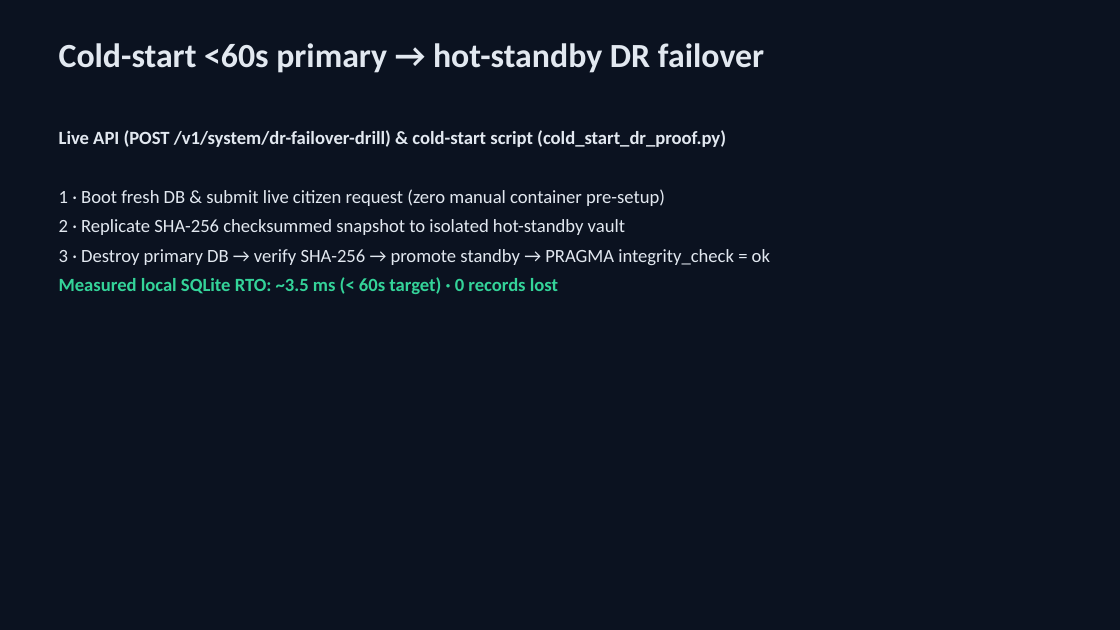
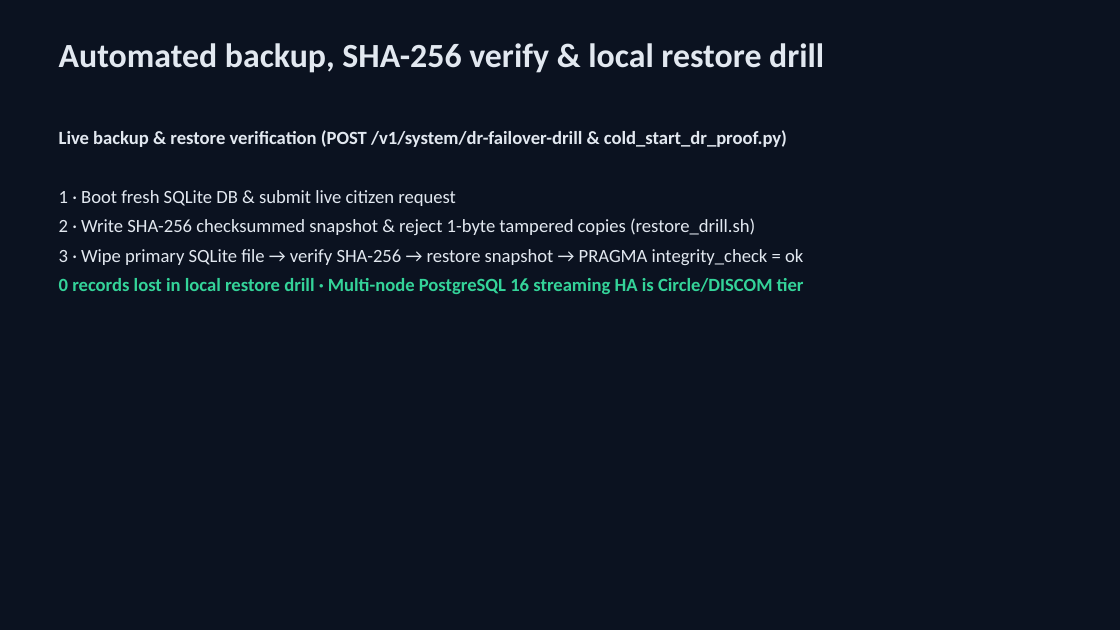
Before and after one commit to Yogeshsingh123-LAB/VidyutFlow, a slide deck: slide 6 of docs/deck/VidyutFlow_PS000125.pptx. Drawn at 1120x630 pixels with LibreOffice and Linux fonts; fonts in the diff are those of the drawing. Boxes give left, top, right and bottom in pixels: in the first picture for what was removed or moved away, otherwise in the second. Text is boxed around its words. In the diff, an @@ line names an element or a change of style, - is before the commit and + after.

Commit message:
Docs & PPTX viva hardening: backup/restore drill framing, dual-auth & LOC navigation map (feature freeze)

```diff
--- a/docs/deck/VidyutFlow_PS000125.pptx
+++ b/docs/deck/VidyutFlow_PS000125.pptx
@@ text at (59,43,824,73): text changed @@
-Cold-start <60s primary → hot-standby DR failover
+Automated backup, SHA-256 verify & local restore drill
@@ text at (59,130,804,294): text changed @@
-Live API (POST /v1/system/dr-failover-drill) & cold-start script (cold_start_dr_proof.py)
-1 · Boot fresh DB & submit live citizen request (zero manual container pre-setup)
-2 · Replicate SHA-256 checksummed snapshot to isolated hot-standby vault
-3 · Destroy primary DB → verify SHA-256 → promote standby → PRAGMA integrity_check = ok
-Measured local SQLite RTO: ~3.5 ms (< 60s target) · 0 records lost
+Live backup & restore verification (POST /v1/system/dr-failover-drill & cold_start_dr_proof.py)
+1 · Boot fresh SQLite DB & submit live citizen request
+2 · Write SHA-256 checksummed snapshot & reject 1-byte tampered copies (restore_drill.sh)
+3 · Wipe primary SQLite file → verify SHA-256 → restore snapshot → PRAGMA integrity_check = ok
+0 records lost in local restore drill · Multi-node PostgreSQL 16 streaming HA is Circle/DISCOM tier
```
Also in this commit, not shown: 2 other slides changed, 8 other files.
